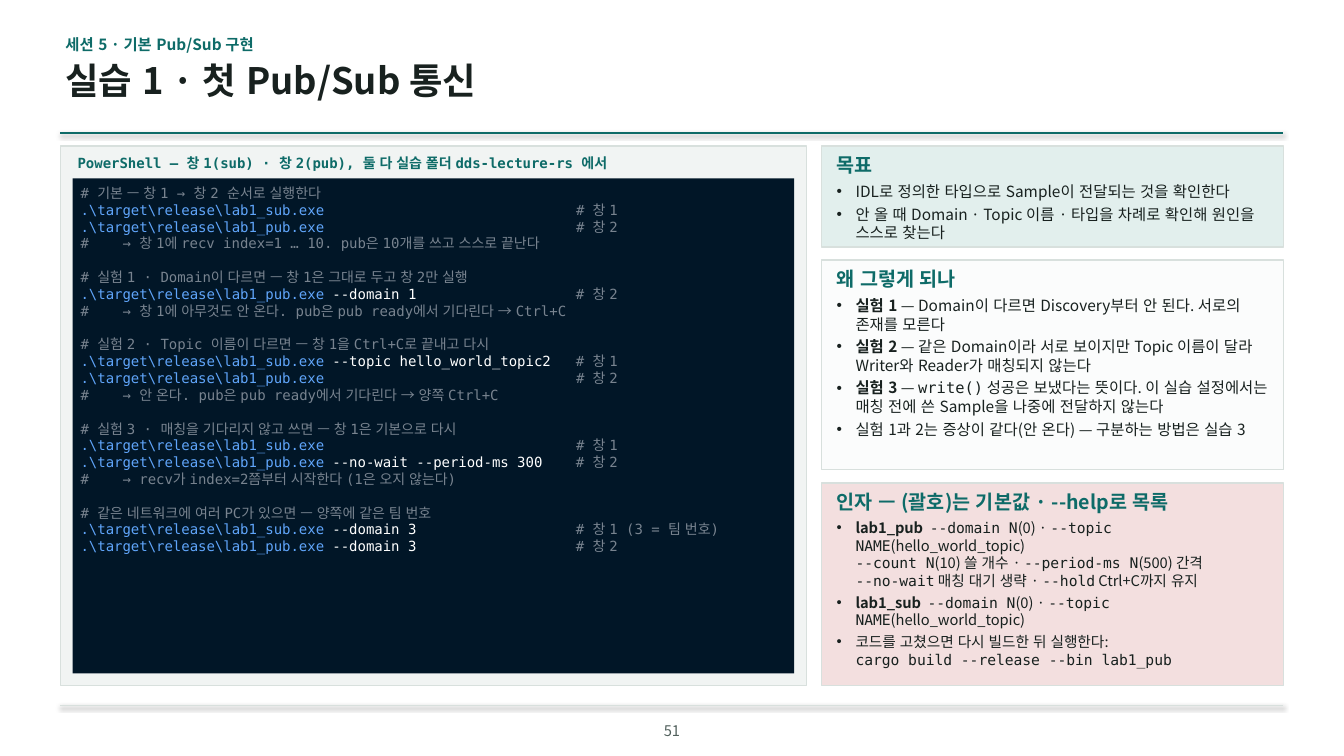
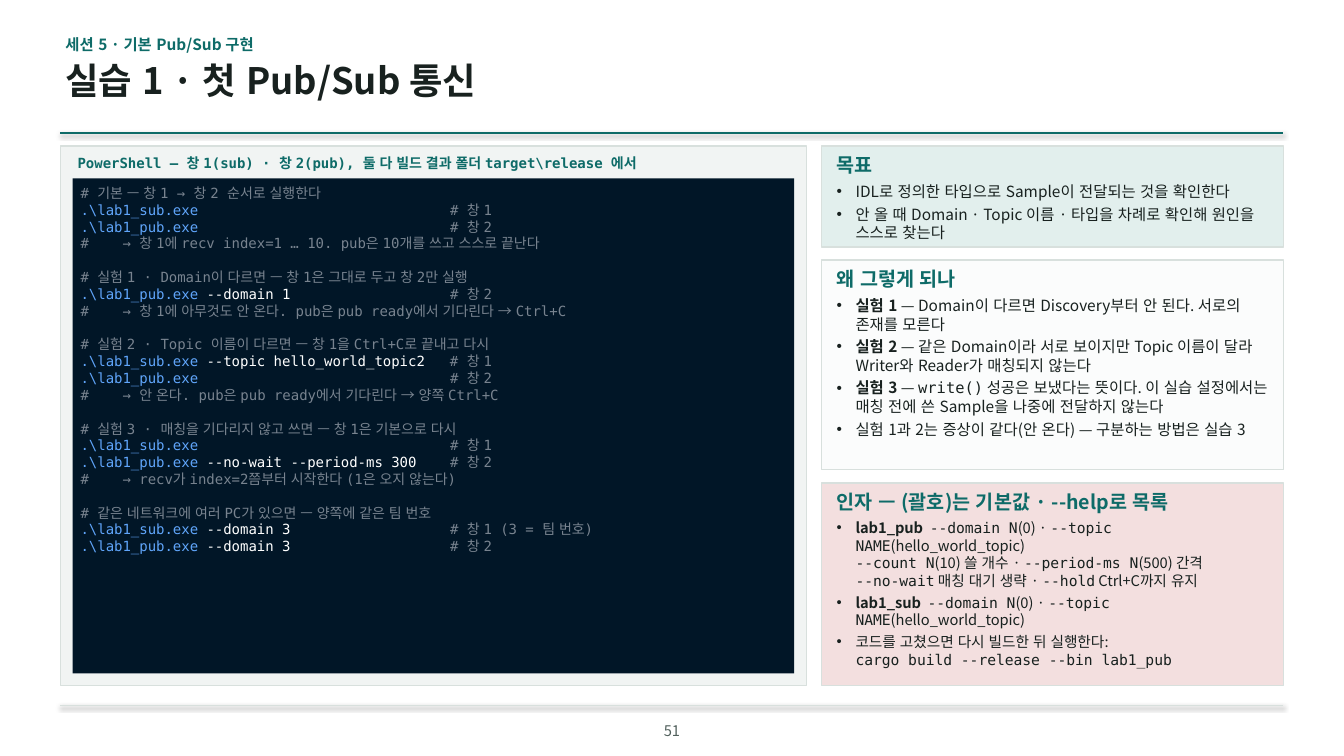
Before and after one commit to IntellectusCorp/int2DDS-lecture, a slide deck: slide 51 of int2dds-lecture-for-beginner.pptx. Drawn at 1344x756 pixels with LibreOffice and Linux fonts; fonts in the diff are those of the drawing; background and template pictures are left out. Boxes give left, top, right and bottom in pixels: in the first picture for what was removed or moved away, otherwise in the second. Text is boxed around its words. In the diff, an @@ line names an element or a change of style, - is before the commit and + after.

```diff
--- a/int2dds-lecture-for-beginner.pptx
+++ b/int2dds-lecture-for-beginner.pptx
@@ text at (78, 154, 637, 172): text changed @@
-PowerShell — 창 1(sub) · 창 2(pub), 둘 다 실습 폴더 dds-lecture-rs 에서
+PowerShell — 창 1(sub) · 창 2(pub), 둘 다 빌드 결과 폴더 target\release 에서
@@ text in rectangle at (81, 203, 492, 235): text changed @@
-.\target\release\lab1_sub.exe # 창 1
-.\target\release\lab1_pub.exe # 창 2
+.\lab1_sub.exe # 창 1
+.\lab1_pub.exe # 창 2
@@ text in rectangle at (81, 287, 492, 302): text changed @@
-.\target\release\lab1_pub.exe --domain 1 # 창 2
+.\lab1_pub.exe --domain 1 # 창 2
@@ text in rectangle at (81, 354, 492, 387): text changed @@
-.\target\release\lab1_sub.exe --topic hello_world_topic2 # 창 1
-.\target\release\lab1_pub.exe # 창 2
+.\lab1_sub.exe --topic hello_world_topic2 # 창 1
+.\lab1_pub.exe # 창 2
@@ text in rectangle at (81, 438, 492, 471): text changed @@
-.\target\release\lab1_sub.exe # 창 1
-.\target\release\lab1_pub.exe --no-wait --period-ms 300 # 창 2
+.\lab1_sub.exe # 창 1
+.\lab1_pub.exe --no-wait --period-ms 300 # 창 2
@@ text in rectangle at (81, 522, 593, 552): text changed @@
-.\target\release\lab1_sub.exe --domain 3 # 창 1 (3 = 팀 번호)
-.\target\release\lab1_pub.exe --domain 3 # 창 2
+.\lab1_sub.exe --domain 3 # 창 1 (3 = 팀 번호)
+.\lab1_pub.exe --domain 3 # 창 2
```
Also in this commit, not shown: 16 other slides changed, 3 slides added.
